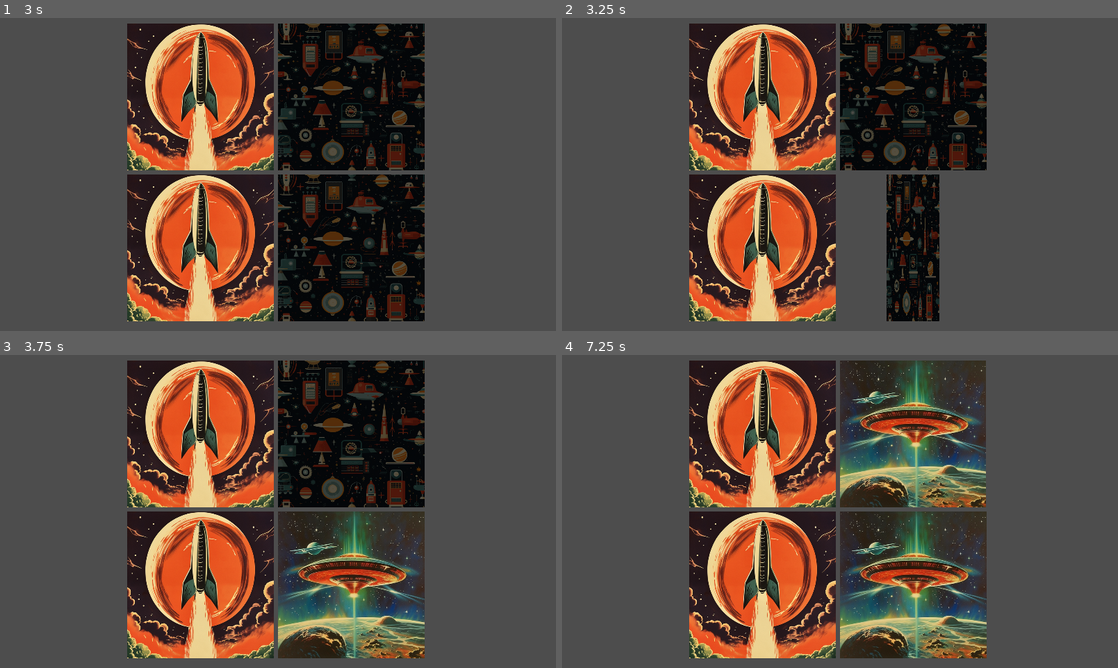
Above: before the commit, frames 1-4 (two rows, left to right).
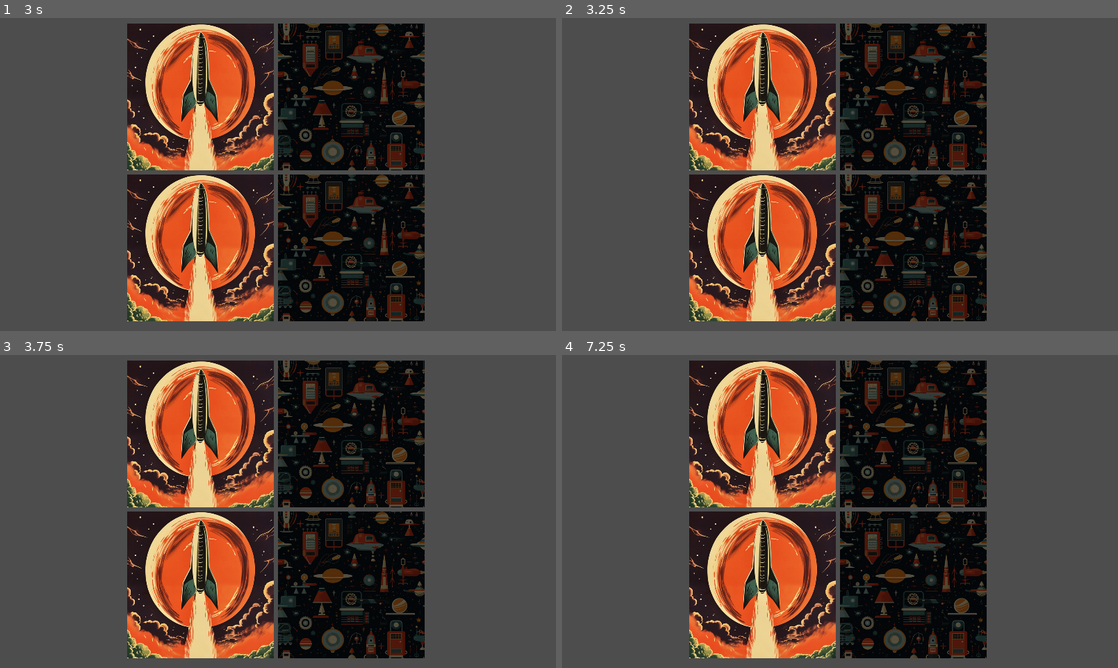
Above: after the commit, the same moments.

Repository: Visssarion/Memory-Card-Game
Game: Godot game, scene res://nodes/scenes/Levels/level_1.tscn
The game is run twice, just before and just after one commit, with the same random seed, the same clock (stepped at 60 frames per second) and the same inputs. This scene is started directly instead of the project's main scene. The engine's default icon, where the game draws it, is replaced by a stand-in: a white triangle on a blue panel in a dark square.
Inputs (mouse positions are in pixels of both pictures, inside the frame that each line leads up to):
- Up to frame 1 (3 s): tap Enter at 0.5 s; move the mouse to (200, 96) at 0.52 s; click (200, 96) at 0.67 s; move the mouse to (200, 246) at 1.27 s; click (200, 246) at 1.42 s; move the mouse to (350, 96) at 2.02 s; click (350, 96) at 2.17 s; tap Space at 2.75 s; move the mouse to (350, 246) at 2.77 s; click (350, 246) at 2.92 s
- Up to frame 2 (3.25 s): no input
- Up to frame 3 (3.75 s): move the mouse to (444, 558) at 3.52 s; click (444, 558) at 3.67 s
- Up to frame 4 (7.25 s): tap Enter at 4.25, 5.75 s; move the mouse to (673, 464) at 4.27 s; click (673, 464) at 4.42 s; tap Space at 5, 6.5 s; move the mouse to (867, 511) at 5.02 s; click (867, 511) at 5.17 s; move the mouse to (756, 433) at 5.77 s; click (756, 433) at 5.92 s; move the mouse to (962, 495) at 6.52 s; click (962, 495) at 6.67 s

Frame 1 is identical in both runs. In frame 2, 9.5% of the frame differs, in the area x 50-77%, y 50-97%; in frame 3, 12%; in frame 4, 24%, in the area x 50-77%, y 1-97%.
Error after the commit: Invalid access to property or key 'loss_timeout' on a base object of type 'Nil'. (res://scripts/core/game.gd:66)

Commit message:
Changed setttings to be a resource.
Allows for settings to be an exportable field.

Diff:
--- a/nodes/scenes/Levels/level_1.tscn
+++ b/nodes/scenes/Levels/level_1.tscn
@@ -1,14 +1,21 @@
-[gd_scene load_steps=4 format=3 uid="uid://do3vibbisj4sa"]
+[gd_scene load_steps=6 format=3 uid="uid://do3vibbisj4sa"]
 
 [ext_resource type="Script" path="res://scripts/core/game.gd" id="1_dw7ak"]
 [ext_resource type="PackedScene" uid="uid://bphn6x7kgwesw" path="res://nodes/scenes/Levels/level_2.tscn" id="2_d62p3"]
 [ext_resource type="PackedScene" uid="uid://c4pvs8d3svkwb" path="res://nodes/objects/game_camera_2d.tscn" id="3_1k41n"]
+[ext_resource type="Script" path="res://scripts/classes/settings.gd" id="3_movrt"]
+
+[sub_resource type="Resource" id="Resource_0llhw"]
+script = ExtResource("3_movrt")
+DEBUG = true
+gamemode = 0
+next_scene = ExtResource("2_d62p3")
+loss_timeout = 3.0
+win_timeout = 1.0
 
 [node name="GAMECORE" type="Node2D"]
 script = ExtResource("1_dw7ak")
-DEBUG = true
-gamemode = 0
-next_scene = ExtResource("2_d62p3")
+settings = SubResource("Resource_0llhw")
 
 [node name="GameCamera2D" parent="." instance=ExtResource("3_1k41n")]
 
--- a/nodes/scenes/Levels/level_2.tscn
+++ b/nodes/scenes/Levels/level_2.tscn
@@ -1,13 +1,21 @@
-[gd_scene load_steps=4 format=3 uid="uid://bphn6x7kgwesw"]
+[gd_scene load_steps=6 format=3 uid="uid://bphn6x7kgwesw"]
 
 [ext_resource type="Script" path="res://scripts/core/game.gd" id="1_awk85"]
 [ext_resource type="PackedScene" uid="uid://d4j5pref2n02p" path="res://nodes/scenes/Levels/level_3.tscn" id="2_s7o4h"]
 [ext_resource type="PackedScene" uid="uid://c4pvs8d3svkwb" path="res://nodes/objects/game_camera_2d.tscn" id="3_2iscd"]
+[ext_resource type="Script" path="res://scripts/classes/settings.gd" id="3_yhom6"]
+
+[sub_resource type="Resource" id="Resource_tb1vu"]
+script = ExtResource("3_yhom6")
+DEBUG = false
+gamemode = 0
+next_scene = ExtResource("2_s7o4h")
+loss_timeout = 3.0
+win_timeout = 1.0
 
 [node name="GAMECORE" type="Node2D"]
 script = ExtResource("1_awk85")
-gamemode = 0
-next_scene = ExtResource("2_s7o4h")
+settings = SubResource("Resource_tb1vu")
 rows = 4
 
 [node name="GameCamera2D" parent="." instance=ExtResource("3_2iscd")]
--- a/nodes/scenes/Levels/level_3.tscn
+++ b/nodes/scenes/Levels/level_3.tscn
@@ -1,13 +1,21 @@
-[gd_scene load_steps=4 format=3 uid="uid://d4j5pref2n02p"]
+[gd_scene load_steps=6 format=3 uid="uid://d4j5pref2n02p"]
 
 [ext_resource type="Script" path="res://scripts/core/game.gd" id="1_ipge3"]
 [ext_resource type="PackedScene" uid="uid://brljsmuu2o0pv" path="res://nodes/scenes/Levels/level_4.tscn" id="2_lbycv"]
 [ext_resource type="PackedScene" uid="uid://c4pvs8d3svkwb" path="res://nodes/objects/game_camera_2d.tscn" id="3_pygxu"]
+[ext_resource type="Script" path="res://scripts/classes/settings.gd" id="3_yq8na"]
+
+[sub_resource type="Resource" id="Resource_t8828"]
+script = ExtResource("3_yq8na")
+DEBUG = false
+gamemode = 0
+next_scene = ExtResource("2_lbycv")
+loss_timeout = 3.0
+win_timeout = 1.0
 
 [node name="GAMECORE" type="Node2D"]
 script = ExtResource("1_ipge3")
-gamemode = 0
-next_scene = ExtResource("2_lbycv")
+settings = SubResource("Resource_t8828")
 
 [node name="GameCamera2D" parent="." instance=ExtResource("3_pygxu")]
 
--- a/nodes/scenes/Levels/level_4.tscn
+++ b/nodes/scenes/Levels/level_4.tscn
@@ -1,13 +1,21 @@
-[gd_scene load_steps=4 format=3 uid="uid://brljsmuu2o0pv"]
+[gd_scene load_steps=6 format=3 uid="uid://brljsmuu2o0pv"]
 
 [ext_resource type="Script" path="res://scripts/core/game.gd" id="1_ja3pm"]
 [ext_resource type="PackedScene" uid="uid://b8jkucrfw13gl" path="res://nodes/scenes/Levels/level_5.tscn" id="2_mumsx"]
+[ext_resource type="Script" path="res://scripts/classes/settings.gd" id="3_1jxkv"]
 [ext_resource type="PackedScene" uid="uid://c4pvs8d3svkwb" path="res://nodes/objects/game_camera_2d.tscn" id="3_80sut"]
+
+[sub_resource type="Resource" id="Resource_2sipd"]
+script = ExtResource("3_1jxkv")
+DEBUG = false
+gamemode = 0
+next_scene = ExtResource("2_mumsx")
+loss_timeout = 3.0
+win_timeout = 1.0
 
 [node name="GAMECORE" type="Node2D"]
 script = ExtResource("1_ja3pm")
-gamemode = 0
-next_scene = ExtResource("2_mumsx")
+settings = SubResource("Resource_2sipd")
 rows = 4
 
 [node name="GameCamera2D" parent="." instance=ExtResource("3_80sut")]
--- a/nodes/scenes/Levels/level_5.tscn
+++ b/nodes/scenes/Levels/level_5.tscn
@@ -1,11 +1,19 @@
-[gd_scene load_steps=3 format=3 uid="uid://b8jkucrfw13gl"]
+[gd_scene load_steps=5 format=3 uid="uid://b8jkucrfw13gl"]
 
 [ext_resource type="Script" path="res://scripts/core/game.gd" id="1_8aliq"]
 [ext_resource type="PackedScene" uid="uid://c4pvs8d3svkwb" path="res://nodes/objects/game_camera_2d.tscn" id="2_114ra"]
+[ext_resource type="Script" path="res://scripts/classes/settings.gd" id="2_geo6k"]
+
+[sub_resource type="Resource" id="Resource_wsgae"]
+script = ExtResource("2_geo6k")
+DEBUG = false
+gamemode = 0
+loss_timeout = 3.0
+win_timeout = 1.0
 
 [node name="GAMECORE" type="Node2D"]
 script = ExtResource("1_8aliq")
-gamemode = 0
+settings = SubResource("Resource_wsgae")
 
 [node name="GameCamera2D" parent="." instance=ExtResource("2_114ra")]
 
--- a/scripts/classes/settings.gd
+++ b/scripts/classes/settings.gd
@@ -1,3 +1,5 @@
+extends Resource
+
 class_name GameSettings
 
 @export_group("DEBUG Settings")
--- a/scripts/core/game.gd
+++ b/scripts/core/game.gd
@@ -3,19 +3,10 @@
 
 class_name Game
 
-@export_group("DEBUG Settings")
-## When TRUE run game in DEBUG mode[br]
-## [br][code]Should be disabled for production[/code][br][br]
-## The following options are enabled when debug is [b]True[/b]:[br][br]
-## * Onclick timer will be set to 1.[br]
-@export var DEBUG: bool = false
 
 @export_group("Game Settings")
-## Available gamemodes for the current board
-@export var gamemode: GameSettings.gamemodes = GameSettings.gamemodes.ENDLESS
-## The next scene to load when winning the game[br]
-## [br][code]The board has to be cleared and the gamemode has to be story in order to load a new scene[/code][br][br]
-@export var next_scene: PackedScene
+## Settings for current level.
+@export var settings: GameSettings
 
 @export_group("Board Settings")
 ## Dynamically set the amount of cards on the board[br]
@@ -40,7 +31,6 @@
 var gamephase: gamephases = gamephases.PICK_A  # Current state of the gameloop
 
 var deck: Deck
-var settings: GameSettings
 var card_theme: Array[CardData]  # Holds card data such as image and name
 var cards_on_board: Array[Card]  # Private var which holds current cards on the board
 var selected_card_a: Card  # Player selected first choice
@@ -170,6 +160,5 @@
 	$GameCamera2D.update_scale(rows, pixelsize, gridsize)  # Attach camera
 
 func _ready():
-	settings = GameSettings.new(DEBUG, gamemode, next_scene)  # instantiate game board settings for this scene
 	$setTimeout.timeout.connect(set_result_state)  # Connects Timer signal to self.class method
 	generate_game()  # Start game
